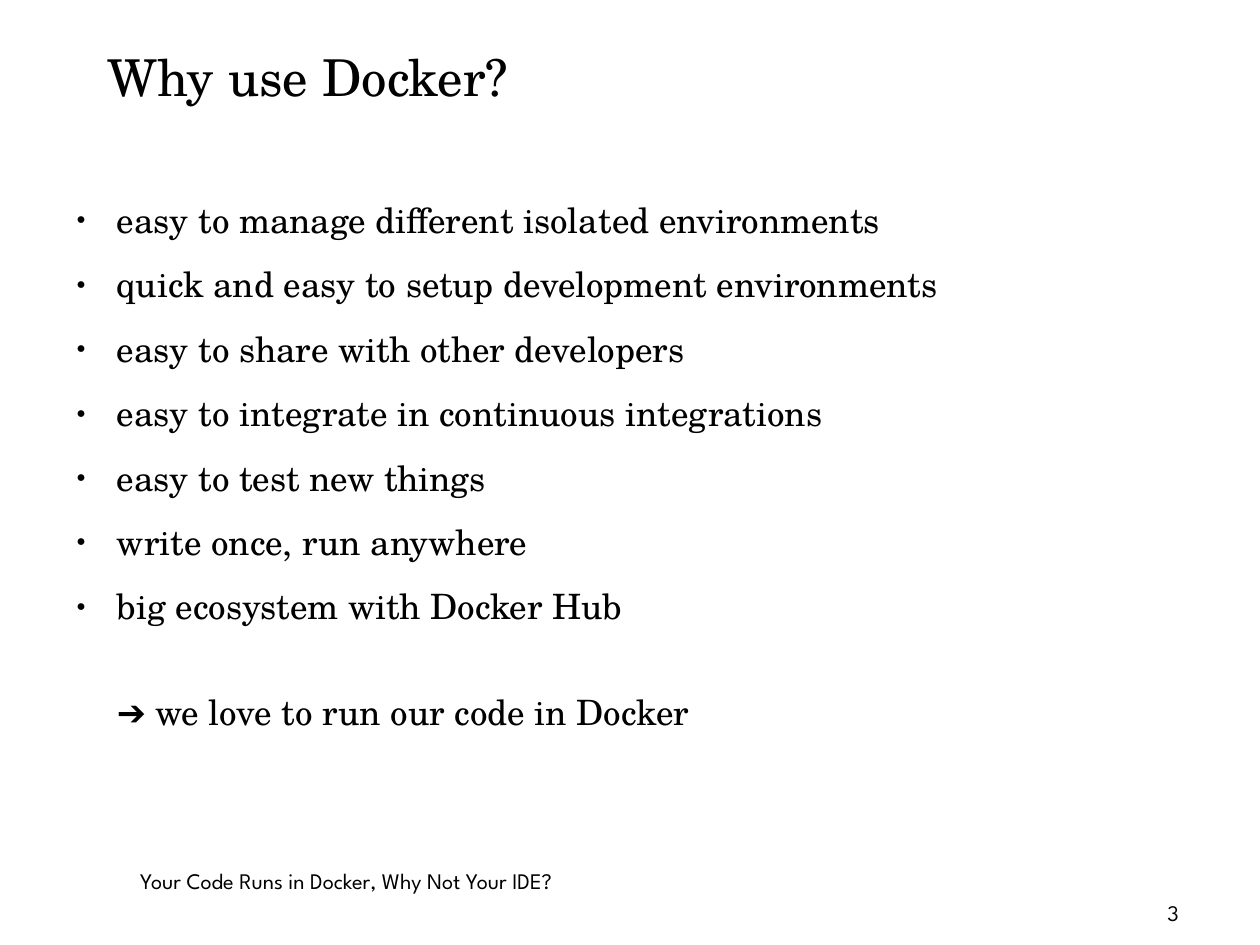
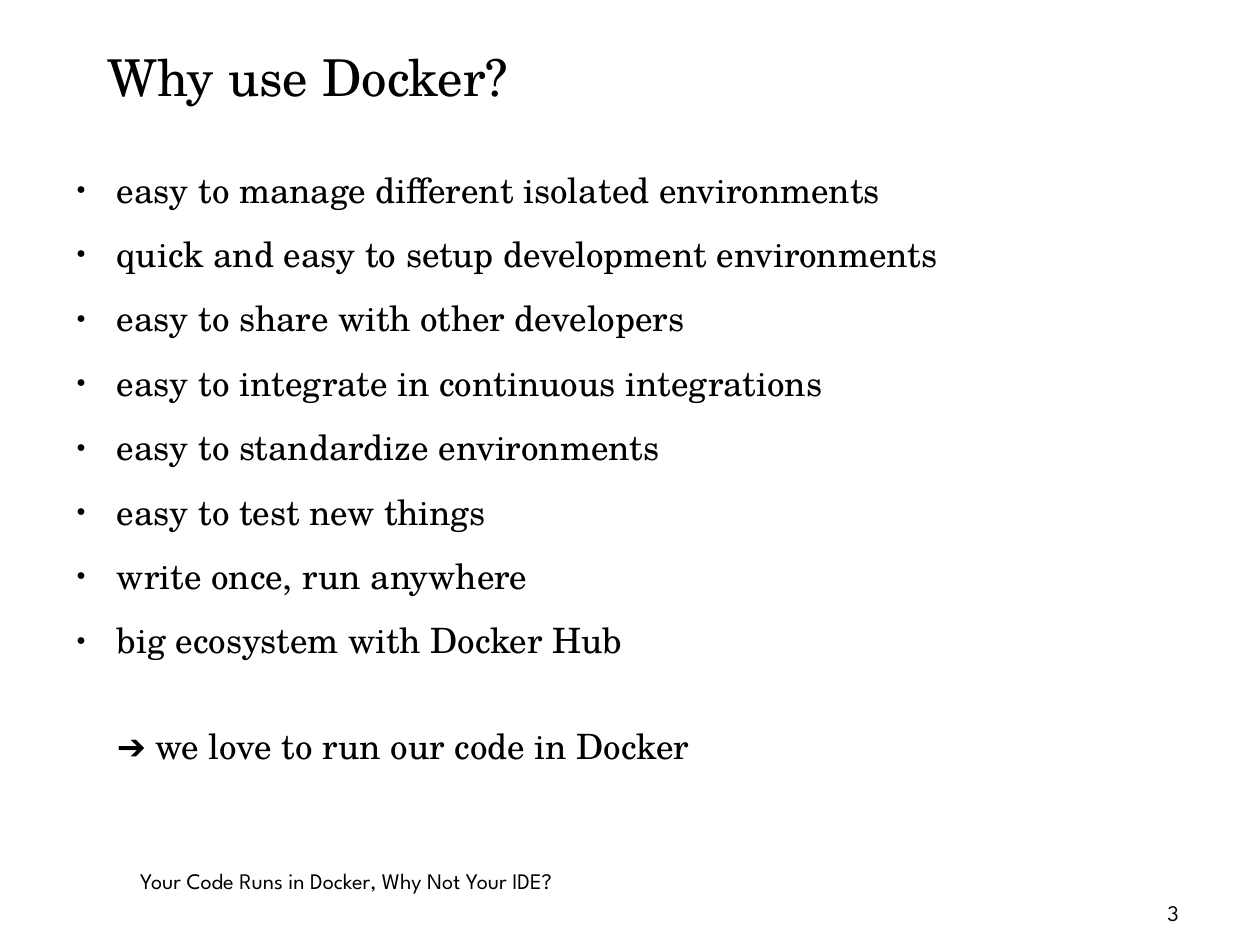
Before and after one commit to thbley/ide_in_docker, a slide deck: slide 3 of ide_in_docker_ipc.odp. Drawn at 1260x945 pixels with LibreOffice and Linux fonts; fonts in the diff are those of the drawing; background and template pictures are left out. Boxes give left, top, right and bottom in pixels: in the first picture for what was removed or moved away, otherwise in the second. Text is boxed around its words. In the diff, an @@ line names an element or a change of style, - is before the commit and + after.

```diff
--- a/ide_in_docker_ipc.odp
+++ b/ide_in_docker_ipc.odp
@@ text "easy to manage different isolated ...": place and size @@
-text "easy to manage different isolated ..." at [117,207,938,726]
+text "easy to manage different isolated ..." at [117,177,938,760]
@@ text at [117,434,660,467]: paragraph added @@
+● easy to standardize environments
```
Also in this commit, not shown: 1 other file.
